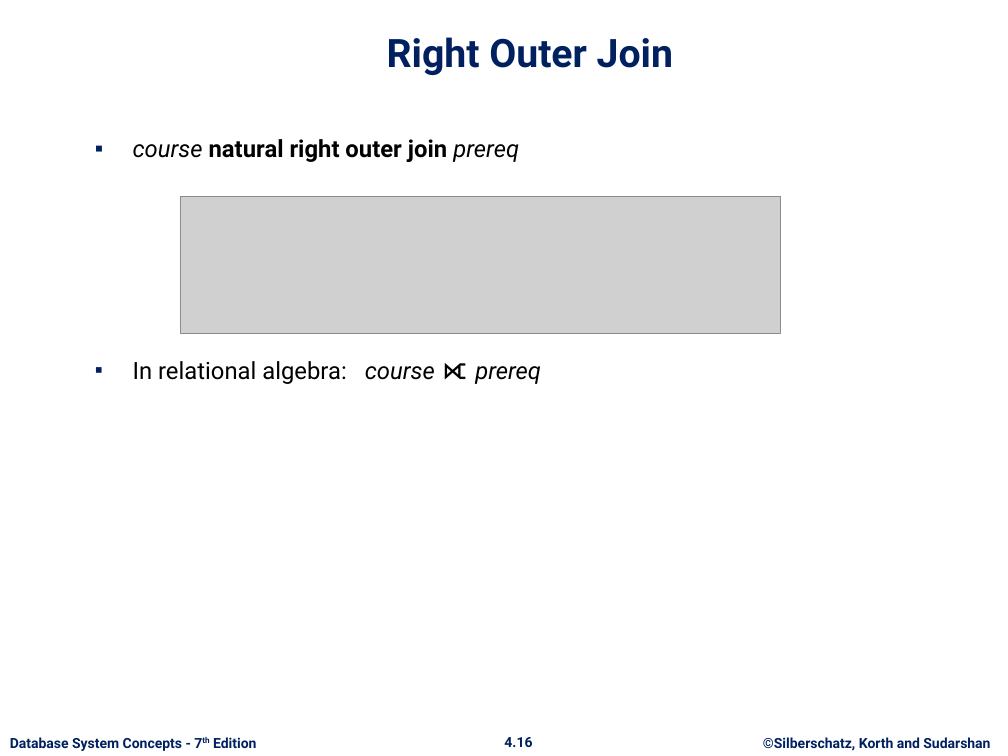
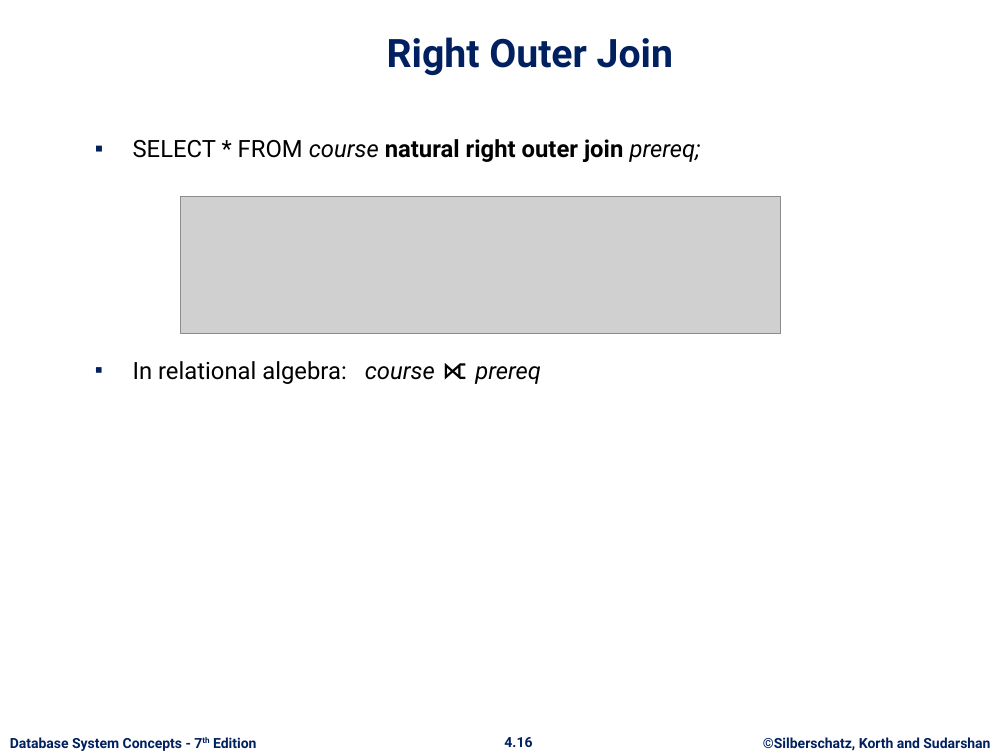
Before and after one commit to asimriaz/DatabaseSystems-Spring-2024, a slide deck: slide 16 of Lecture-4.pptx. Drawn at 1008x756 pixels with LibreOffice and Linux fonts; fonts in the diff are those of the drawing; grey boxes stand for pictures; background and template pictures are left out. Boxes give left, top, right and bottom in pixels: in the first picture for what was removed or moved away, otherwise in the second. Text is boxed around its words. In the diff, an @@ line names an element or a change of style, - is before the commit and + after.

```diff
--- a/Lecture-4.pptx
+++ b/Lecture-4.pptx
@@ text at (x1=133, y1=139, x2=701, y2=162): text changed; bold off @@
-▪ course natural right outer join prereq
+▪ SELECT * FROM course natural right outer join prereq;
```
Also in this commit, not shown: 9 other slides changed.
